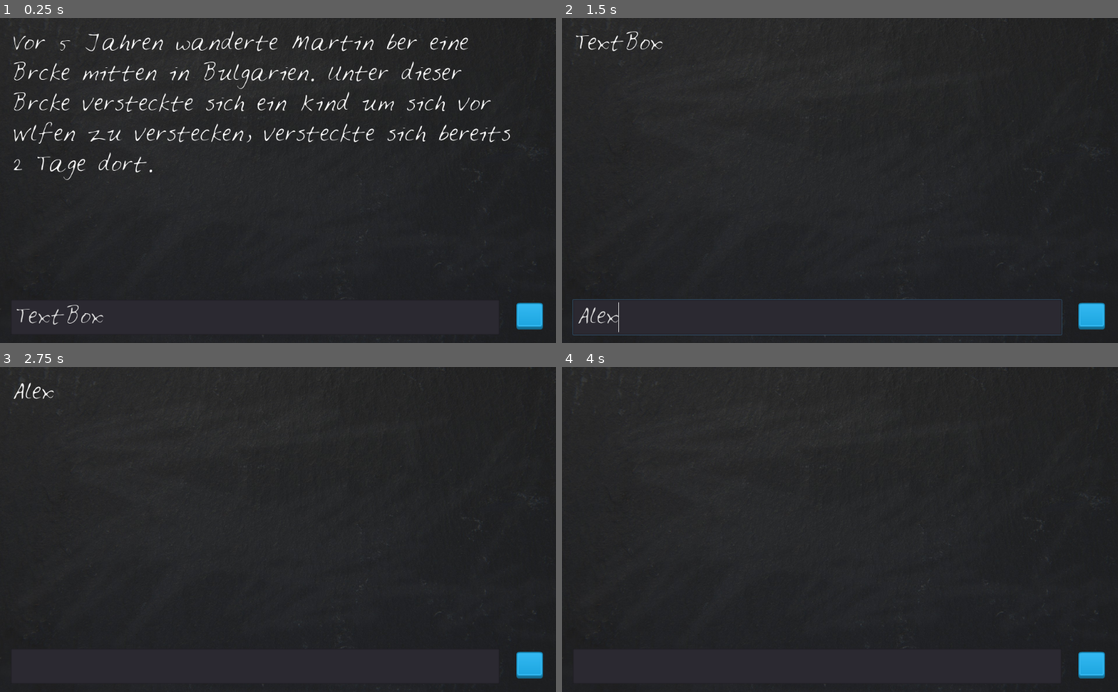
Above: before the commit, frames 1-4 (two rows, left to right).
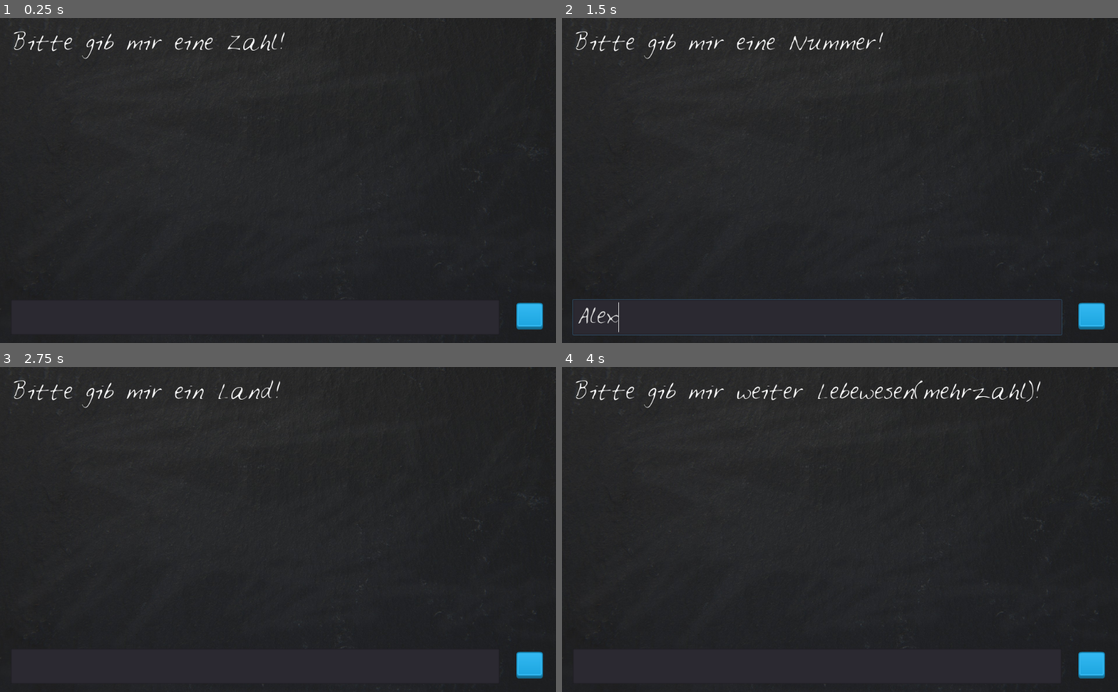
Above: after the commit, the same moments.

Repository: GameDevProjects/Godot_LoonyLips
Game: Godot game, scene res://LoonyLips.tscn
Same seed, same stepped clock (60 frames per second), same inputs: the game is played once before the commit and once after it.
Inputs (mouse positions are in pixels of both pictures, inside the frame that each line leads up to):
- Up to frame 1 (0.25 s): no input
- Up to frame 2 (1.5 s): click (1090, 317) at 0.5 s; click (817, 317) at 1.27 s; type "Alex" at 1.35 s
- Up to frame 3 (2.75 s): click (528, 666) at 2 s
- Up to frame 4 (4 s): click (1090, 666) at 2.75 s; tap Enter at 3.5 s

The runs differ from the first frame. In frame 1, 4.4% of the frame differs, in the area x 2-92%, y 4-95%; in frame 2, 0.7%; in frame 3, 0.6%; in frame 4, 1.0%.

Commit message:
temp changes

Diff:
--- a/LoonyLips.gd
+++ b/LoonyLips.gd
@@ -1,15 +1,21 @@
 extends Node2D
+var player_words = []
+var promt = ["eine Zahl", "eine Nummer", "ein Land", "ein Lebewesen", "weiter Lebewesen(mehrzahl)", "eine Zahl"]
+var story = "Vor %s Jahren wanderte %s über eine Brücke mitten in %s. Unter dieser Brücke schlief ein %s um sich vor %s zu verstecken, versteckte sich bereits %s Tage dort."
 
 func _ready():
-	var promt = [5, "Martin", "Bulgarien", "Kind", "Wölfen", 2]
-	var story = "Vor %s Jahren wanderte %s über eine Brücke mitten in %s. Unter dieser Brücke versteckte sich ein %s um sich vor %s zu verstecken, versteckte sich bereits %s Tage dort."
-	$BlackBoard/StoryText.text = (story % promt)
+	$BlackBoard/TextBox.text = ""
+	promt_player()
 
 func _on_TextBox_text_entered(new_text):
-	$BlackBoard/StoryText.text = new_text
+	player_words.append(new_text)
 	$BlackBoard/TextBox.text = ""
+	promt_player()
 
 
 func _on_TextureButton_pressed():
 	var new_text = $BlackBoard/TextBox.text
 	_on_TextBox_text_entered(new_text)
+
+func promt_player():
+	$BlackBoard/StoryText.text = ("Bitte gib mir " + promt[player_words.size()] + "!")
